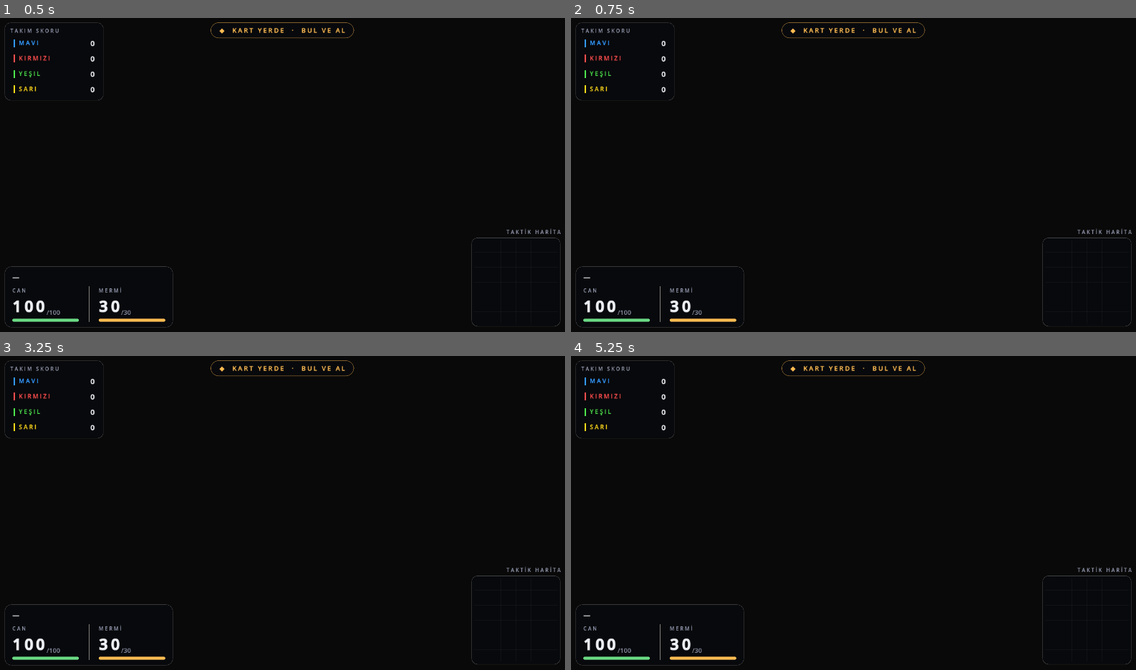
Above: before the commit, frames 1-4 (two rows, left to right).
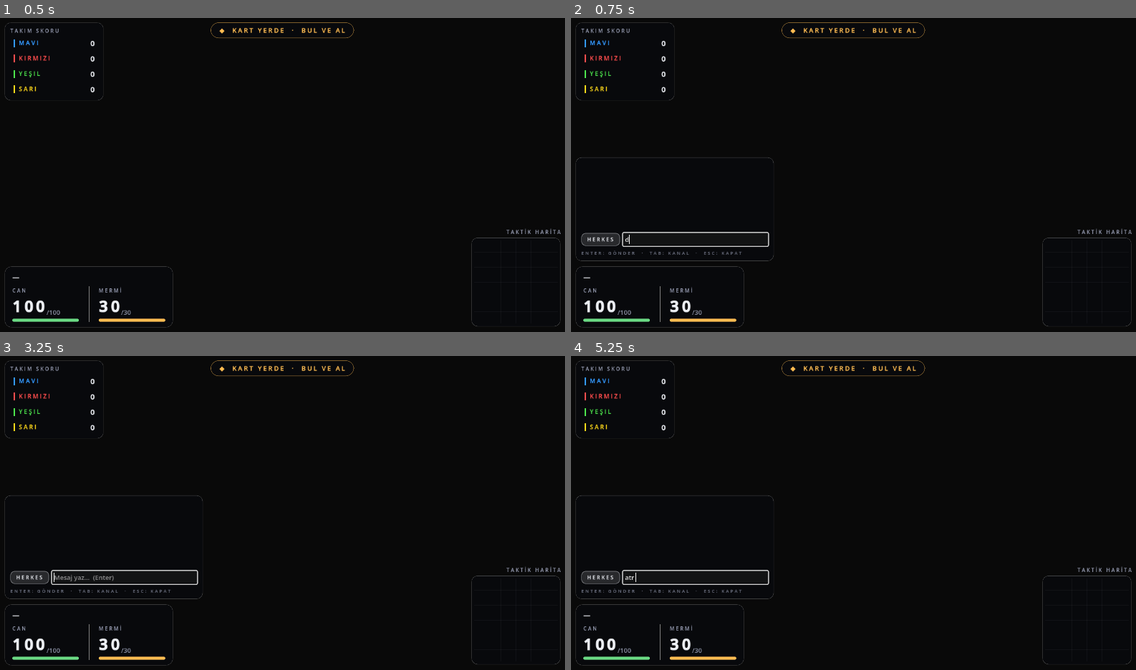
Above: after the commit, the same moments.

Repository: SantryX15/Godot-proje
Game: Godot game, scene res://scenes/world/Map.tscn
Same seed, same stepped clock (60 frames per second), same inputs: the game is played once before the commit and once after it. This scene is started directly instead of the project's main scene.
Inputs (mouse positions are in pixels of both pictures, inside the frame that each line leads up to):
- Up to frame 1 (0.5 s): no input
- Up to frame 2 (0.75 s): tap Enter at 0.5 s; move the mouse to (977, 159) at 0.52 s; press the mouse at (977, 159) at 0.53 s; hold D (move_right) from 0.53 s (still down)
- Up to frame 3 (3.25 s): tap Tab at 0.8, 2.1 s; release D (move_right) at 1.25 s; release the mouse at (406, 497) at 1.25 s; click (28, 578) at 1.25 s, where only the run after the commit has a clickable "HERKES"; tap Space at 2 s; move the mouse to (169, 528) at 2.02 s; hold S (move_down) 2.03-2.78 s; click (169, 528) at 2.17 s; tap Enter at 2.3, 2.75, 2.85 s; move the mouse to (339, 440) at 2.77 s; hold D (move_right) from 2.78 s (still down); click (339, 440) at 2.92 s; tap Keypad Enter at 3.05 s
- Up to frame 4 (5.25 s): tap Space at 3.5, 5 s; move the mouse to (825, 575) at 3.52 s; release D (move_right) at 3.53 s; hold W (move_up) 3.53-4.28 s; tap Keypad Enter at 3.6 s; click (825, 575) at 3.67 s; tap T at 3.8, 4.35 s; tap Enter at 4.25 s; move the mouse to (1023, 560) at 4.27 s; press the mouse at (1023, 560) at 4.28 s; hold A (move_left) from 4.28 s (still down); tap R (reload) at 4.9 s; move the mouse to (684, 465) at 5.02 s; release the mouse at (684, 465) at 5.03 s; click (684, 465) at 5.1 s

Frame 1 is identical in both runs. In frame 2, 0.8% of the frame differs, in the area x 0-36%, y 44-78%; in frame 3, 0.9%; in frame 4, 0.9%.

Commit message:
crosshair chatleşme

Diff:
--- a/autoload/NetworkManager.gd
+++ b/autoload/NetworkManager.gd
@@ -11,6 +11,7 @@
 signal player_list_updated
 signal kicked(reason: String)
 signal host_migrated  # Yeni host seçildi (lobby durumunda UI güncellemek için)
+signal chat_received(msg: Dictionary)  # {sender, name, team, channel("all"/"team"/"system"), text}
 
 const PORT := 7777
 const MAX_PLAYERS := 20  # 4 takım × 5 oyuncu
@@ -28,6 +29,13 @@
 var _pending_migration_state: Dictionary = {}  # Yeni host: bağlanan clientlara gönderilecek
 var _migration_players: Dictionary = {}        # Eski player listesi (peer_id → data)
 var _local_id_cache: int = 0           # get_unique_id() cache'i — peer kapandıktan sonra da kullanılabilir
+
+## Sohbet
+const CHAT_MAX_LEN := 140
+const CHAT_HISTORY_MAX := 60
+const CHAT_MIN_INTERVAL_MS := 350      # host tarafı flood koruması (oyuncu başına)
+var chat_history: Array[Dictionary] = []  # sahne geçişlerinde korunur (lobi → oyun)
+var _chat_last_ms: Dictionary = {}
 
 
 # ─────────────────────────────────────────────
@@ -91,6 +99,8 @@
 	_local_id_cache   = 0
 	_pending_migration_state = {}
 	_migration_players       = {}
+	chat_history.clear()
+	_chat_last_ms.clear()
 	RoomManager.stop_hosting()
 	RoomManager.stop_listening()
 
@@ -117,11 +127,14 @@
 
 
 func _on_peer_disconnected(id: int) -> void:
+	var left_name: String = players.get(id, {}).get("name", "")
 	players.erase(id)
 	emit_signal("player_disconnected", id)
 	emit_signal("player_list_updated")
 	if multiplayer.is_server():
 		_broadcast_player_list()
+		if not left_name.is_empty():
+			_chat_system("%s odadan ayrıldı" % left_name)
 	# Oyun sırasında ayrılan oyuncunun node'unu temizle (host + client)
 	if GameManager.state == GameManager.State.IN_GAME:
 		GameManager.on_player_disconnected(id)
@@ -230,6 +243,7 @@
 	# Diğer herkese güncel listeyi gönder
 	_broadcast_player_list()
 	emit_signal("player_list_updated")
+	_chat_system("%s odaya katıldı" % player_name)
 
 
 func _broadcast_player_list() -> void:
@@ -361,6 +375,76 @@
 
 
 # ─────────────────────────────────────────────
+# Sohbet — client → host (_chat_request) → host doğrular → ilgili peer'lara (_chat_receive)
+# Gönderen kimliği RPC sender id'den alınır (client sahte isim/takım yollayamaz).
+# ─────────────────────────────────────────────
+
+## channel: "all" (herkes) veya "team" (sadece kendi takımı; takımsızsa "all"a düşer)
+func send_chat(text: String, channel: String = "all") -> void:
+	var clean := text.strip_edges()
+	if clean.is_empty() or not multiplayer.has_multiplayer_peer():
+		return
+	if is_host():
+		_chat_request(clean, channel)
+	else:
+		_chat_request.rpc_id(1, clean, channel)
+
+
+@rpc("any_peer", "reliable")
+func _chat_request(text: String, channel: String) -> void:
+	if not multiplayer.is_server():
+		return
+	var sender := multiplayer.get_remote_sender_id()
+	if sender == 0:
+		sender = 1  # host kendi mesajını doğrudan çağırdı
+	if not players.has(sender):
+		return
+	var now := Time.get_ticks_msec()
+	if now - int(_chat_last_ms.get(sender, -100000)) < CHAT_MIN_INTERVAL_MS:
+		return
+	_chat_last_ms[sender] = now
+
+	var clean := text.strip_edges().substr(0, CHAT_MAX_LEN)
+	if clean.is_empty():
+		return
+	var team: int = players[sender].get("team_id", -1)
+	if channel != "team" or team < 0:
+		channel = "all"
+	var msg := {
+		"sender": sender, "name": players[sender].get("name", "???"),
+		"team": team, "channel": channel, "text": clean,
+	}
+	for pid: int in players:
+		if channel == "team" and players[pid].get("team_id", -1) != team:
+			continue
+		_chat_deliver_to(pid, msg)
+
+
+## Host: herkese sistem mesajı (katıldı/ayrıldı vb.)
+func _chat_system(text: String) -> void:
+	if not multiplayer.is_server():
+		return
+	var msg := {"sender": 0, "name": "", "team": -1, "channel": "system", "text": text}
+	for pid: int in players:
+		_chat_deliver_to(pid, msg)
+
+
+func _chat_deliver_to(pid: int, msg: Dictionary) -> void:
+	if pid == 1:
+		_chat_receive(msg)
+	else:
+		_chat_receive.rpc_id(pid, msg)
+
+
+@rpc("authority", "reliable")
+func _chat_receive(msg: Dictionary) -> void:
+	chat_history.append(msg)
+	if chat_history.size() > CHAT_HISTORY_MAX:
+		chat_history.pop_front()
+	emit_signal("chat_received", msg)
+
+
+# ─────────────────────────────────────────────
 # Yardımcı
 # ─────────────────────────────────────────────
 
--- a/scenes/player/Player.gd
+++ b/scenes/player/Player.gd
@@ -207,12 +207,16 @@
 	if _card_pickup_blocked > 0.0:
 		_card_pickup_blocked -= delta
 
+	# Sohbete yazılırken hareket/ateş/şarjör tuşları devre dışı (nişan + senkron devam eder)
+	var typing := ChatBox.is_typing
+
 	# WASD hareketi (X/Z düzlemi) — önce yatay hız, sonra yerçekimi
 	var dir := Vector3.ZERO
-	if Input.is_action_pressed("move_up"):    dir.z -= 1
-	if Input.is_action_pressed("move_down"):  dir.z += 1
-	if Input.is_action_pressed("move_left"):  dir.x -= 1
-	if Input.is_action_pressed("move_right"): dir.x += 1
+	if not typing:
+		if Input.is_action_pressed("move_up"):    dir.z -= 1
+		if Input.is_action_pressed("move_down"):  dir.z += 1
+		if Input.is_action_pressed("move_left"):  dir.x -= 1
+		if Input.is_action_pressed("move_right"): dir.x += 1
 	dir = dir.normalized()
 	velocity.x = dir.x * speed
 	velocity.z = dir.z * speed
@@ -237,10 +241,10 @@
 		shoot_pressed = Input.is_action_just_pressed("shoot")
 	else:
 		shoot_pressed = Input.is_action_pressed("shoot")
-	if shoot_pressed and current_weapon:
+	if shoot_pressed and current_weapon and not typing:
 		current_weapon.try_shoot(peer_id, team_id)
 
-	if Input.is_action_just_pressed("reload") and current_weapon:
+	if Input.is_action_just_pressed("reload") and current_weapon and not typing:
 		current_weapon.reload()
 
 	# Pozisyon senkronizasyonu
--- /dev/null
+++ b/scenes/ui/ChatBox.gd
@@ -0,0 +1,288 @@
+## ChatBox.gd
+## Ortak sohbet kutusu — Lobby (LOBBY modu) ve HUD (GAME modu) kullanır. Mesajlar NetworkManager.send_chat()
+## ile host'a gider, NetworkManager.chat_received ile gelir; geçmiş NetworkManager.chat_history'de (sahne geçişinde korunur).
+##
+## Kanallar: "all" (HERKES) / "team" (TAKIM). Kısayollar:
+##   Enter: aç / gönder      Tab (yazarken): kanal değiştir      Esc: kapat
+##   T (sadece GAME): takım kanalıyla aç      "/t mesaj" → takım, "/a mesaj" → herkes
+## GAME modu: lobi geçmişi gösterilmez, sadece maç sırasında gelen mesajlar. Kapalıyken her mesaj
+## SHOW_TIME sn görünür, sonra FADE_TIME içinde söner. Açıkken son GAME_OPEN_LINES mesaj görünür.
+## is_typing (statik): yazarken Player.gd hareket/ateşi, HUD TAB skor tablosunu kilitler.
+
+class_name ChatBox
+extends PanelContainer
+
+enum Mode { LOBBY, GAME }
+
+const SHOW_TIME := 4.5
+const FADE_TIME := 0.6
+const GAME_OPEN_LINES := 8
+const GAME_KEEP_LINES := 30
+
+static var is_typing := false
+
+var mode: Mode = Mode.LOBBY
+## HUD menü/oyun sonu ekranı açıkken false yapar
+var enabled := true
+
+var _log: RichTextLabel
+var _input_row: HBoxContainer
+var _channel_btn: Button
+var _line: LineEdit
+var _hint: Label
+var _channel := "all"
+var _game_lines: Array[Dictionary] = []  # GAME: {msg, t} — sadece maç içinde gelenler
+var _rendered_any := false
+var _style_open: StyleBoxFlat
+var _style_closed: StyleBoxFlat
+
+
+func _ready() -> void:
+	_style_open = UITheme.style(Color(UITheme.BG, 0.82), 12, UITheme.BORDER, 1, 12, 10)
+	_style_closed = UITheme.style(Color.TRANSPARENT, 12, Color.TRANSPARENT, 0, 12, 10)
+
+	var box := VBoxContainer.new()
+	box.add_theme_constant_override("separation", 8)
+	add_child(box)
+
+	if mode == Mode.LOBBY:
+		var head := HBoxContainer.new()
+		box.add_child(head)
+		var cap := UITheme.label("SOHBET", 10, UITheme.TEXT_DIM, UITheme.font_caps)
+		cap.size_flags_horizontal = Control.SIZE_EXPAND_FILL
+		head.add_child(cap)
+		head.add_child(UITheme.label("TAB: KANAL", 9, Color(UITheme.TEXT_DIM, 0.6), UITheme.font_caps))
+
+	_log = RichTextLabel.new()
+	_log.bbcode_enabled = true
+	_log.scroll_following = true
+	_log.selection_enabled = false
+	if mode == Mode.GAME:
+		# Satırlar kutunun altına yaslı dursun (oyuncu kartının hemen üstünde), karanlıkta okunsun
+		var spacer := Control.new()
+		spacer.size_flags_vertical = Control.SIZE_EXPAND_FILL
+		box.add_child(spacer)
+		_log.fit_content = true
+		_log.scroll_active = false
+		_log.size_flags_vertical = Control.SIZE_SHRINK_END
+		_log.add_theme_constant_override("outline_size", 4)
+		_log.add_theme_color_override("font_outline_color", Color(0, 0, 0, 0.85))
+	else:
+		_log.size_flags_vertical = Control.SIZE_EXPAND_FILL
+	_log.add_theme_font_size_override("normal_font_size", 13)
+	_log.add_theme_font_override("bold_font", UITheme.font_bold)
+	_log.add_theme_font_size_override("bold_font_size", 13)
+	_log.add_theme_constant_override("line_separation", 3)
+	_log.add_theme_stylebox_override("normal", StyleBoxEmpty.new())
+	_log.mouse_filter = Control.MOUSE_FILTER_PASS if mode == Mode.LOBBY else Control.MOUSE_FILTER_IGNORE
+	box.add_child(_log)
+
+	_input_row = HBoxContainer.new()
+	_input_row.add_theme_constant_override("separation", 6)
+	box.add_child(_input_row)
+
+	_channel_btn = Button.new()
+	_channel_btn.custom_minimum_size = Vector2(78, 0)
+	_channel_btn.focus_mode = Control.FOCUS_NONE
+	_channel_btn.add_theme_font_override("font", UITheme.font_caps)
+	_channel_btn.add_theme_font_size_override("font_size", 10)
+	_channel_btn.tooltip_text = "Kanal değiştir (Tab)"
+	_channel_btn.pressed.connect(_toggle_channel)
+	_input_row.add_child(_channel_btn)
+
+	_line = LineEdit.new()
+	_line.max_length = NetworkManager.CHAT_MAX_LEN
+	_line.size_flags_horizontal = Control.SIZE_EXPAND_FILL
+	_line.placeholder_text = "Mesaj yaz…  (Enter)"
+	_line.add_theme_font_size_override("font_size", 13)
+	_line.context_menu_enabled = false
+	_line.text_submitted.connect(_on_submit)
+	_line.focus_entered.connect(func() -> void: is_typing = true)
+	_line.focus_exited.connect(_on_focus_exited)
+	_input_row.add_child(_line)
+
+	if mode == Mode.GAME:
+		_hint = UITheme.label("ENTER: GÖNDER  ·  TAB: KANAL  ·  ESC: KAPAT", 9, Color(UITheme.TEXT_DIM, 0.7), UITheme.font_caps)
+		box.add_child(_hint)
+
+	NetworkManager.chat_received.connect(_on_chat_received)
+	NetworkManager.player_list_updated.connect(_update_channel_btn)
+	# Lobi geçmişi sadece lobide; oyun içi sohbet temiz başlar
+	if mode == Mode.LOBBY:
+		for msg: Dictionary in NetworkManager.chat_history:
+			_log.append_text(_format(msg, 1.0))
+		if NetworkManager.chat_history.is_empty():
+			_log.append_text("[color=#%s]Takımınla ya da herkesle buradan konuş.[/color]\n" % UITheme.TEXT_DIM.to_html(false))
+
+	_update_channel_btn()
+	_set_open(mode == Mode.LOBBY)
+
+
+func _exit_tree() -> void:
+	is_typing = false  # statik — sahne değişince kilit kalmasın
+
+
+func _process(_delta: float) -> void:
+	# GAME + kapalı: görünür/sönen satır varsa her kare yeniden çiz (en fazla birkaç satır)
+	if mode != Mode.GAME or _line.has_focus():
+		return
+	var now := Time.get_ticks_msec() / 1000.0
+	var any_visible := false
+	for e: Dictionary in _game_lines:
+		if now - float(e["t"]) < SHOW_TIME + FADE_TIME:
+			any_visible = true
+			break
+	if any_visible or _rendered_any:
+		_render_game()
+
+
+func _input(event: InputEvent) -> void:
+	var k := event as InputEventKey
+	if k == null or not k.pressed or k.echo or not is_visible_in_tree():
+		return
+	if _line.has_focus():
+		if k.keycode == KEY_ESCAPE:
+			_close()
+			get_viewport().set_input_as_handled()
+		elif k.keycode == KEY_TAB:
+			_toggle_channel()
+			get_viewport().set_input_as_handled()
+		return
+	if not enabled:
+		return
+	if k.keycode == KEY_ENTER or k.keycode == KEY_KP_ENTER:
+		_open()
+		get_viewport().set_input_as_handled()
+	elif mode == Mode.GAME and k.keycode == KEY_T and _team_available():
+		_channel = "team"
+		_open()
+		get_viewport().set_input_as_handled()  # 't' harfi kutuya yazılmasın
+
+
+# ─────────────────────────────────────────────
+#  Aç / kapat / gönder
+# ─────────────────────────────────────────────
+
+func _open() -> void:
+	_set_open(true)
+	_update_channel_btn()
+	_line.grab_focus()
+
+
+func _close() -> void:
+	_line.release_focus()
+	if mode == Mode.GAME:
+		_line.text = ""
+		_set_open(false)
+
+
+func _on_focus_exited() -> void:
+	is_typing = false
+	if mode == Mode.GAME:
+		_set_open(false)
+
+
+func _set_open(open: bool) -> void:
+	add_theme_stylebox_override("panel", _style_open if open or mode == Mode.LOBBY else _style_closed)
+	_input_row.visible = open or mode == Mode.LOBBY
+	if _hint:
+		_hint.visible = open
+	_log.get_v_scroll_bar().modulate.a = 1.0 if open or mode == Mode.LOBBY else 0.0
+	if mode == Mode.GAME:
+		_render_game(open)
+
+
+func _on_submit(text: String) -> void:
+	var clean := text.strip_edges()
+	var channel := _channel
+	if clean.begins_with("/t "):
+		channel = "team"
+		clean = clean.substr(3)
+	elif clean.begins_with("/a "):
+		channel = "all"
+		clean = clean.substr(3)
+	_line.text = ""
+	if clean.strip_edges().is_empty():
+		_close()
+		return
+	NetworkManager.send_chat(clean, channel if channel != "team" or _team_available() else "all")
+	if mode == Mode.GAME:
+		_close()
+
+
+func _toggle_channel() -> void:
+	_channel = "team" if _channel == "all" and _team_available() else "all"
+	_update_channel_btn()
+
+
+func _team_available() -> bool:
+	return NetworkManager.players.get(NetworkManager.get_local_id(), {}).get("team_id", -1) >= 0
+
+
+func _update_channel_btn() -> void:
+	if _channel_btn == null:
+		return
+	if _channel == "team" and not _team_available():
+		_channel = "all"
+	var team_id: int = NetworkManager.players.get(NetworkManager.get_local_id(), {}).get("team_id", -1)
+	var col := TeamManager.get_color(team_id) if _channel == "team" else UITheme.TEXT
+	_channel_btn.text = "TAKIM" if _channel == "team" else "HERKES"
+	var st := UITheme.style(Color(col, 0.14), 8, Color(col, 0.5), 1, 8, 6)
+	for key: String in ["normal", "hover", "pressed"]:
+		_channel_btn.add_theme_stylebox_override(key, st)
+	for key: String in ["font_color", "font_hover_color", "font_pressed_color"]:
+		_channel_btn.add_theme_color_override(key, col)
+
+
+# ─────────────────────────────────────────────
+#  Mesaj gösterimi
+# ─────────────────────────────────────────────
+
+func _on_chat_received(msg: Dictionary) -> void:
+	if mode == Mode.LOBBY:
+		_log.append_text(_format(msg, 1.0))
+		return
+	_game_lines.append({"msg": msg, "t": Time.get_ticks_msec() / 1000.0})
+	if _game_lines.size() > GAME_KEEP_LINES:
+		_game_lines.pop_front()
+	_render_game(_line.has_focus())
+
+
+## GAME: açıkken son GAME_OPEN_LINES mesaj; kapalıyken sadece SHOW_TIME içindekiler, sonra sönerek kaybolur
+func _render_game(open: bool = false) -> void:
+	var parts: PackedStringArray = []
+	var now := Time.get_ticks_msec() / 1000.0
+	var start := maxi(_game_lines.size() - GAME_OPEN_LINES, 0) if open else 0
+	for i in range(start, _game_lines.size()):
+		var e: Dictionary = _game_lines[i]
+		var alpha := 1.0
+		if not open:
+			var age := now - float(e["t"])
+			if age >= SHOW_TIME + FADE_TIME:
+				continue
+			alpha = clampf(1.0 - (age - SHOW_TIME) / FADE_TIME, 0.0, 1.0)
+		# Sondaki "\n" kırpılır — fit_content yüksekliği boş satırla büyümesin
+		parts.append(_format(e["msg"], alpha).trim_suffix("\n"))
+	_rendered_any = not parts.is_empty()
+	_log.text = "\n".join(parts)
+
+
+func _format(msg: Dictionary, alpha: float) -> String:
+	var channel: String = msg.get("channel", "all")
+	var text := _escape(String(msg.get("text", "")))
+	if channel == "system":
+		return "[color=#%s]•  %s[/color]\n" % [Color(UITheme.ACCENT, alpha).to_html(true), text]
+	var team: int = msg.get("team", -1)
+	var name_col := Color(TeamManager.get_color(team) if team >= 0 else UITheme.TEXT_DIM, alpha)
+	var line := ""
+	if channel == "team":
+		line += "[color=#%s][lb]TAKIM][/color] " % name_col.to_html(true)
+	var is_me: bool = int(msg.get("sender", 0)) == NetworkManager.get_local_id()
+	line += "[b][color=#%s]%s%s:[/color][/b] " % [name_col.to_html(true), _escape(String(msg.get("name", "???"))), " (Sen)" if is_me else ""]
+	line += "[color=#%s]%s[/color]\n" % [Color(UITheme.TEXT, alpha).to_html(true), text]
+	return line
+
+
+## Oyuncu metnindeki BBCode etiketlerini etkisizleştir
+func _escape(s: String) -> String:
+	return s.replace("[", "[lb]")
--- /dev/null
+++ b/scenes/ui/Crosshair.gd
@@ -0,0 +1,100 @@
+## Crosshair.gd
+## Fare imlecinin yerine çizilen nişangah (HUD ekler). Oyun mantığına dokunmaz.
+## - 4 çizgi arası boşluk = silahın gerçek saçılma konisi: oyuncuya ekran mesafesi × tan(spread_degrees)
+##   (uzağa nişan aldıkça açılır; Sniper'da spread 0 → sıkı nokta)
+## - Atışta kısa "tepme" açılması (ammo_changed'de mermi azalınca)
+## - Şarjör değişirken etrafında dolan halka (weapon.reload_time), mermi bitince kırmızı
+## Görünmediği durumlarda (menü, sohbet, ölüm, oyun sonu) normal fare imleci geri gelir.
+
+extends Control
+
+const MIN_GAP := 4.0
+const MAX_GAP := 70.0
+const TICK_LEN := 7.0
+const KICK := 7.0
+
+## HUD her kare ayarlar: menü/oyun sonu açıkken false
+var allowed := true
+
+var _player: Node = null
+var _kick := 0.0
+var _last_ammo := -1
+var _reload_t := -1.0      # 0..1 dolum, -1 = şarjör değişmiyor
+var _reload_time := 1.0
+var _empty := false
+var _gap := MIN_GAP
+
+
+func _ready() -> void:
+	set_anchors_preset(Control.PRESET_FULL_RECT)
+	mouse_filter = Control.MOUSE_FILTER_IGNORE
+	GameManager.local_player_spawned.connect(_on_local_player_spawned)
+
+
+func _exit_tree() -> void:
+	Input.mouse_mode = Input.MOUSE_MODE_VISIBLE
+
+
+func _on_local_player_spawned(player: Node) -> void:
+	_player = player
+	player.ammo_changed.connect(_on_ammo_changed)
+
+
+func _on_ammo_changed(current: int, total: int, reloading: bool) -> void:
+	if reloading:
+		_reload_t = 0.0
+		if _player and is_instance_valid(_player) and _player.current_weapon:
+			_reload_time = maxf(_player.current_weapon.reload_time, 0.05)
+	else:
+		_reload_t = -1.0
+		if _last_ammo >= 0 and current < _last_ammo:
+			_kick = KICK
+	_empty = current <= 0 and not reloading
+	_last_ammo = current if not reloading else total
+
+
+func _process(delta: float) -> void:
+	var alive: bool = _player != null and is_instance_valid(_player) and not _player.is_dead
+	var show := allowed and alive and not ChatBox.is_typing
+	visible = show
+	Input.mouse_mode = Input.MOUSE_MODE_HIDDEN if show else Input.MOUSE_MODE_VISIBLE
+	if not show:
+		return
+
+	_kick = maxf(_kick - delta * 40.0, 0.0)
+	if _reload_t >= 0.0:
+		_reload_t = minf(_reload_t + delta / _reload_time, 1.0)
+
+	# Saçılma konisinin fare mesafesindeki genişliği
+	var target := MIN_GAP
+	var cam := get_viewport().get_camera_3d()
+	if cam and _player.current_weapon:
+		var p_screen := cam.unproject_position((_player as Node3D).global_position)
+		var dist := p_screen.distance_to(get_local_mouse_position())
+		target = dist * tan(deg_to_rad(float(_player.current_weapon.spread_degrees)))
+	_gap = lerpf(_gap, clampf(target, MIN_GAP, MAX_GAP), 1.0 - exp(-14.0 * delta))
+	queue_redraw()
+
+
+func _draw() -> void:
+	if not visible:
+		return
+	var c := get_local_mouse_position()
+	var col := UITheme.DANGER if _empty else UITheme.ACCENT
+	var g := _gap + _kick
+	var outline := Color(0, 0, 0, 0.75)
+
+	for dir: Vector2 in [Vector2.UP, Vector2.DOWN, Vector2.LEFT, Vector2.RIGHT]:
+		var a := c + dir * g
+		var b := c + dir * (g + TICK_LEN)
+		draw_line(a, b, outline, 4.0, true)
+		draw_line(a, b, col, 2.0, true)
+
+	draw_circle(c, 2.6, outline)
+	draw_circle(c, 1.5, col)
+
+	# Şarjör dolum halkası
+	if _reload_t >= 0.0:
+		var r := g + TICK_LEN + 6.0
+		draw_arc(c, r, 0.0, TAU, 40, Color(1, 1, 1, 0.12), 3.0, true)
+		draw_arc(c, r, -PI / 2.0, -PI / 2.0 + TAU * _reload_t, 40, UITheme.ACCENT, 3.0, true)
--- a/scenes/ui/HUD.gd
+++ b/scenes/ui/HUD.gd
@@ -58,6 +58,8 @@
 var _end_title: Label
 var _end_sub: Label
 var _end_stats: Label
+var _chat: ChatBox
+var _crosshair: Control
 
 
 func _ready() -> void:
@@ -79,9 +81,12 @@
 	_setup_objective()
 	_setup_kill_feed()
 	_setup_player_card()
+	_setup_chat()
 	_setup_minimap()
 	_setup_death_overlay()
 	_setup_scoreboard()
+	_crosshair = preload("res://scenes/ui/Crosshair.gd").new()
+	_root.add_child(_crosshair)  # menülerin altında kalsın — menü açıkken zaten gizlenir
 	_setup_pause_menu()
 	_setup_end_overlay()
 
@@ -91,8 +96,13 @@
 
 
 func _process(delta: float) -> void:
-	# TAB skor tablosu
-	var tab := Input.is_key_pressed(KEY_TAB) and not _pause_panel.visible and not _end_overlay.visible
+	# Menü/oyun sonu açıkken sohbet Enter ile açılmasın
+	_chat.enabled = not _pause_panel.visible and not _end_overlay.visible
+	_crosshair.allowed = _chat.enabled
+
+	# TAB skor tablosu (sohbete yazarken TAB kanal değiştirir)
+	var tab := Input.is_key_pressed(KEY_TAB) and not ChatBox.is_typing \
+		and not _pause_panel.visible and not _end_overlay.visible
 	if tab != _scoreboard_visible:
 		_scoreboard_visible = tab
 		_scoreboard_panel.visible = tab
@@ -311,6 +321,20 @@
 	ammo_box.add_child(_ammo_bar)
 
 	_ignore_mouse_recursive(card)
+
+
+func _setup_chat() -> void:
+	# Oyuncu kartının üstünde; kapalıyken sadece son mesajlar görünür ve solar (Enter / T ile açılır)
+	_chat = ChatBox.new()
+	_chat.mode = ChatBox.Mode.GAME
+	_chat.set_anchors_preset(Control.PRESET_BOTTOM_LEFT)
+	_chat.offset_left = 16
+	_chat.offset_right = 416
+	_chat.offset_top = -360
+	_chat.offset_bottom = -150
+	_chat.grow_vertical = Control.GROW_DIRECTION_BEGIN  # içerik büyürse yukarı uzasın, oyuncu kartına binmesin
+	_chat.mouse_filter = Control.MOUSE_FILTER_IGNORE
+	_root.add_child(_chat)
 
 
 func _setup_minimap() -> void:
--- a/scenes/ui/Lobby.gd
+++ b/scenes/ui/Lobby.gd
@@ -82,8 +82,25 @@
 	for i in range(4):
 		team_row.add_child(_build_team_card(i))
 
-	root.add_child(_build_unassigned_strip())
-	root.add_child(_build_bottom_bar())
+	# Alt bölüm: solda sohbet, sağda takım seçmeyenler + hazır/başlat
+	var bottom := HBoxContainer.new()
+	bottom.add_theme_constant_override("separation", 14)
+	root.add_child(bottom)
+
+	var chat := ChatBox.new()
+	chat.mode = ChatBox.Mode.LOBBY
+	chat.custom_minimum_size = Vector2(460, 170)
+	bottom.add_child(chat)
+
+	var right := VBoxContainer.new()
+	right.add_theme_constant_override("separation", 10)
+	right.size_flags_horizontal = Control.SIZE_EXPAND_FILL
+	bottom.add_child(right)
+	var fill := Control.new()
+	fill.size_flags_vertical = Control.SIZE_EXPAND_FILL
+	right.add_child(fill)
+	right.add_child(_build_unassigned_strip())
+	right.add_child(_build_bottom_bar())
 
 
 func _build_header() -> Control:
@@ -237,7 +254,7 @@
 	row.add_child(_host_hint)
 
 	_ready_btn = Button.new()
-	_ready_btn.custom_minimum_size = Vector2(190, 48)
+	_ready_btn.custom_minimum_size = Vector2(160, 46)
 	_ready_btn.focus_mode = Control.FOCUS_NONE
 	_ready_btn.mouse_default_cursor_shape = Control.CURSOR_POINTING_HAND
 	_ready_btn.add_theme_font_size_override("font_size", 15)
@@ -247,7 +264,7 @@
 	_start_btn = Button.new()
 	_start_btn.text = "OYUNU BAŞLAT  ▶"
 	_start_btn.theme_type_variation = "PrimaryButton"
-	_start_btn.custom_minimum_size = Vector2(210, 48)
+	_start_btn.custom_minimum_size = Vector2(180, 46)
 	_start_btn.focus_mode = Control.FOCUS_NONE
 	_start_btn.mouse_default_cursor_shape = Control.CURSOR_POINTING_HAND
 	_start_btn.add_theme_font_size_override("font_size", 15)
@@ -265,7 +282,7 @@
 	var ready_flag: bool = data.get("is_ready", false)
 
 	var slot := PanelContainer.new()
-	slot.custom_minimum_size = Vector2(0, 42)
+	slot.custom_minimum_size = Vector2(0, 36)
 	var st := UITheme.style(Color(1, 1, 1, 0.04), 8, Color.TRANSPARENT, 0, 8, 6)
 	if is_me:
 		st.bg_color = Color(team_color, 0.14)
@@ -299,7 +316,7 @@
 
 func _build_empty_slot() -> Control:
 	var slot := PanelContainer.new()
-	slot.custom_minimum_size = Vector2(0, 42)
+	slot.custom_minimum_size = Vector2(0, 36)
 	slot.add_theme_stylebox_override("panel", UITheme.style(Color.TRANSPARENT, 8, Color(1, 1, 1, 0.06), 1, 12, 6))
 	var lbl := UITheme.label("+   Boş slot", 12, Color(UITheme.TEXT_DIM, 0.55))
 	lbl.vertical_alignment = VERTICAL_ALIGNMENT_CENTER
@@ -309,9 +326,9 @@
 
 func _avatar(player_name: String, color: Color) -> Control:
 	var av := PanelContainer.new()
-	av.custom_minimum_size = Vector2(28, 28)
+	av.custom_minimum_size = Vector2(24, 24)
 	av.size_flags_vertical = Control.SIZE_SHRINK_CENTER
-	av.add_theme_stylebox_override("panel", UITheme.style(Color(color, 0.85), 14))
+	av.add_theme_stylebox_override("panel", UITheme.style(Color(color, 0.85), 12))
 	var initial := player_name.substr(0, 1).to_upper() if not player_name.is_empty() else "?"
 	var lbl := UITheme.label(initial, 13, Color(0.05, 0.05, 0.08), UITheme.font_bold)
 	lbl.horizontal_alignment = HORIZONTAL_ALIGNMENT_CENTER
Not shown, added: scenes/ui/ChatBox.gd.uid
Not shown, added: scenes/ui/Crosshair.gd.uid
Not shown, changed: CLAUDE.md
